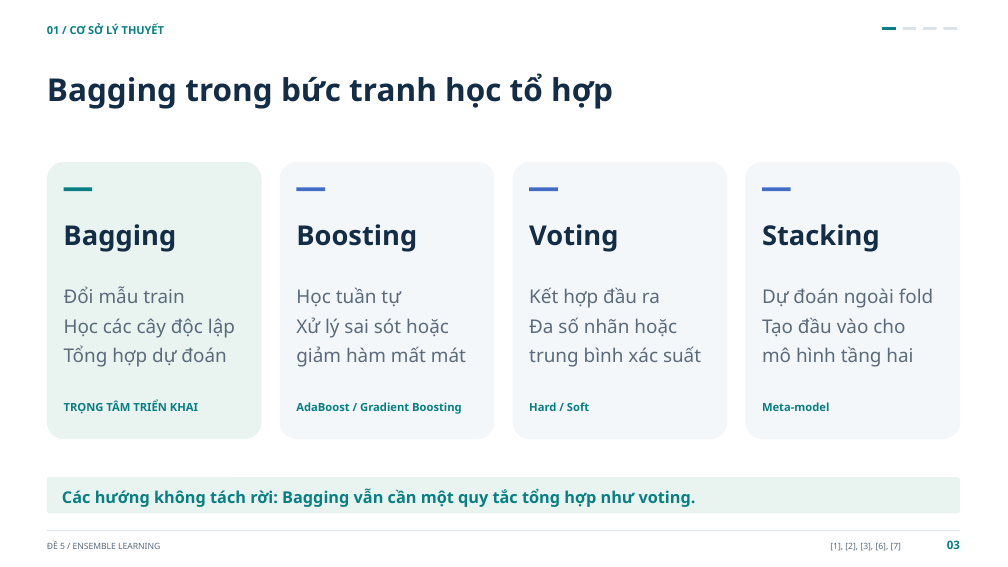
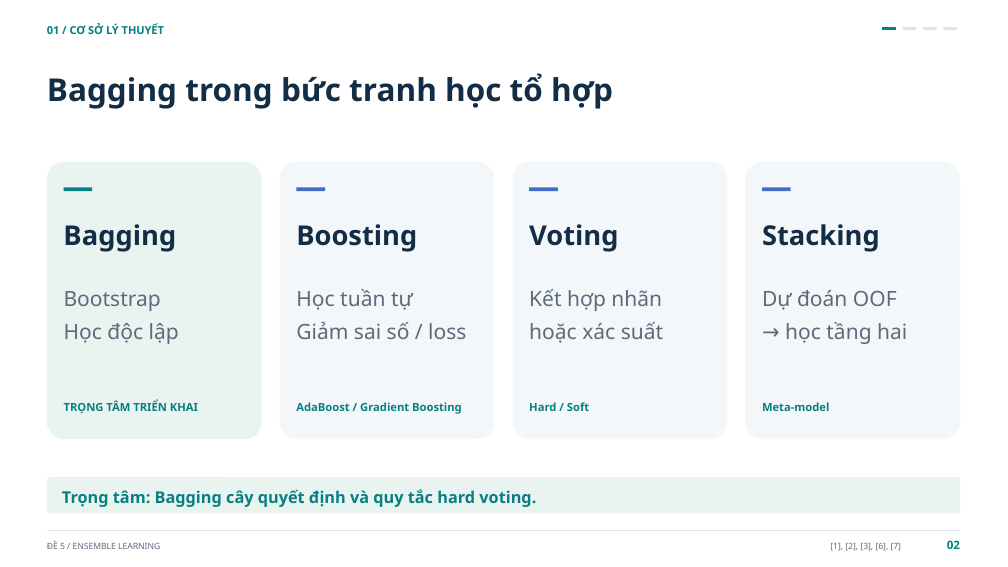
Before and after one commit to Huyngaongow/hocmaygk, a slide deck: slide 2 of De_5_Ensemble_Learning.pptx (slide 3 before the commit). Drawn at 1008x567 pixels with LibreOffice and Linux fonts; fonts in the diff are those of the drawing. Boxes give left, top, right and bottom in pixels: in the first picture for what was removed or moved away, otherwise in the second. Text is boxed around its words. In the diff, an @@ line names an element or a change of style, - is before the commit and + after.

```diff
--- a/De_5_Ensemble_Learning.pptx
+++ b/De_5_Ensemble_Learning.pptx
@@ text at (x1=64, y1=291, x2=179, y2=344): text changed; size 18 to 20 pt @@
-Đổi mẫu train
-Học các cây độc lập
-Tổng hợp dự đoán
+Bootstrap
+Học độc lập
@@ text at (x1=296, y1=289, x2=413, y2=310): size 18 to 20 pt in "Học tuần tự" @@
@@ text at (x1=529, y1=289, x2=663, y2=343): text changed; size 18 to 20 pt @@
-Kết hợp đầu ra
-Đa số nhãn hoặc
-trung bình xác suất
+Kết hợp nhãn
+hoặc xác suất
@@ text at (x1=762, y1=290, x2=907, y2=344): text changed; size 18 to 20 pt @@
-Dự đoán ngoài fold
-Tạo đầu vào cho
-mô hình tầng hai
+Dự đoán OOF
+→ học tầng hai
@@ text at (x1=296, y1=322, x2=466, y2=339): text changed; size 18 to 20 pt @@
-Xử lý sai sót hoặc
-giảm hàm mất mát
+Giảm sai số / loss
@@ text at (x1=62, y1=489, x2=536, y2=507): text changed @@
-Các hướng không tách rời: Bagging vẫn cần một quy tắc tổng hợp như voting.
+Trọng tâm: Bagging cây quyết định và quy tắc hard voting.
```
Also in this commit, not shown: 22 other slides changed, 4 slides removed, 7 other files.
